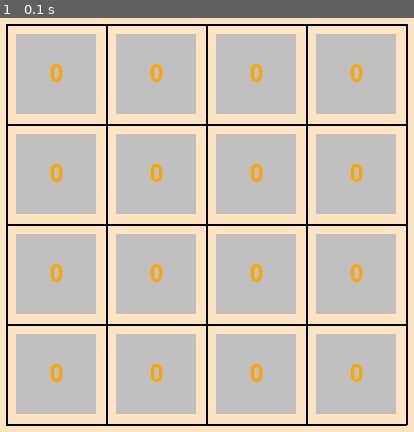
Above: before the commit, frame 1.
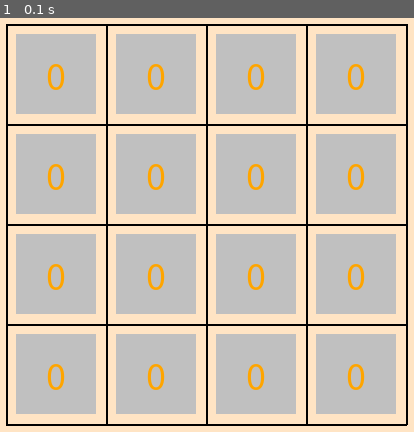
Above: after the commit, the same moment.

Repository: seancheng33/PygameProject
Game: pygame game, started from game2048/game.py
Two runs of this game, one before a commit and one after it. Both use one fixed random seed, a clock stepped at 60 frames per second and the inputs below.
Inputs:
- Up to frame 1 (0.1 s): no input

The runs differ from the first frame. In frame 1, 2.4% of the frame differs, in the area x 11-89%, y 11-90%.

Commit message:
微调代码的合理命名

Diff:
--- a/game2048/game.py
+++ b/game2048/game.py
@@ -8,36 +8,36 @@
 import pygame
 import sys
 
-COLORDICT = {'white': (255, 255, 255),  # 白色
-             'ivory': (255, 255, 240),  # 象牙色
-             'yellow': (255, 255, 0),  # 黄色
-             'seashell': (255, 245, 238),  # 海贝色
-             'bisque': (255, 228, 196),  # 橘黄色
-             'gold': (255, 215, 0),  # 金色
-             'pink': (255, 192, 203),  # 粉红色
-             'lightpink': (255, 182, 193),  # 亮粉红色
-             'orange': (255, 165, 0),  # 橙色
-             'coral': (255, 127, 80),  # 珊瑚色
-             'tomato': (255, 99, 71),  # 番茄色
-             'magenta': (255, 0, 255),  # 洋红色
-             'wheat': (245, 222, 179),  # 小麦色
-             'violet': (238, 130, 238),  # 紫罗兰色
-             'silver': (192, 192, 192),  # 银白色
-             'brown': (165, 42, 42),  # 棕色
-             'gray': (128, 128, 128),  # 灰色
-             'olive': (128, 128, 0),  # 橄榄色
-             'purple': (128, 0, 128),  # 紫色
-             'turquoise': (64, 224, 208),  # 绿宝石色
-             'seagreen': (46, 139, 87),  # 海洋绿色
-             'cyan': (0, 255, 255),  # 青色
-             'green': (0, 128, 0),  # 纯绿色
-             'blue': (0, 0, 255),  # 纯蓝色
-             'darkblue': (0, 0, 139),  # 深蓝色
-             'navy': (0, 0, 128),  # 海军蓝色
-             'black': (0, 0, 0),  # 纯黑色
-             }
-TITLSIZE = 80
+COLOR_DICT = {'white': (255, 255, 255),  # 白色
+              'ivory': (255, 255, 240),  # 象牙色
+              'yellow': (255, 255, 0),  # 黄色
+              'seashell': (255, 245, 238),  # 海贝色
+              'bisque': (255, 228, 196),  # 橘黄色
+              'gold': (255, 215, 0),  # 金色
+              'pink': (255, 192, 203),  # 粉红色
+              'lightpink': (255, 182, 193),  # 亮粉红色
+              'orange': (255, 165, 0),  # 橙色
+              'coral': (255, 127, 80),  # 珊瑚色
+              'tomato': (255, 99, 71),  # 番茄色
+              'magenta': (255, 0, 255),  # 洋红色
+              'wheat': (245, 222, 179),  # 小麦色
+              'violet': (238, 130, 238),  # 紫罗兰色
+              'silver': (192, 192, 192),  # 银白色
+              'brown': (165, 42, 42),  # 棕色
+              'gray': (128, 128, 128),  # 灰色
+              'olive': (128, 128, 0),  # 橄榄色
+              'purple': (128, 0, 128),  # 紫色
+              'turquoise': (64, 224, 208),  # 绿宝石色
+              'seagreen': (46, 139, 87),  # 海洋绿色
+              'cyan': (0, 255, 255),  # 青色
+              'green': (0, 128, 0),  # 纯绿色
+              'blue': (0, 0, 255),  # 纯蓝色
+              'darkblue': (0, 0, 139),  # 深蓝色
+              'navy': (0, 0, 128),  # 海军蓝色
+              'black': (0, 0, 0),  # 纯黑色
+              }
 
+TILE_SIZE = 80
 WINDOW_BLOCK_NUM = 4
 
 gameArray = [[0 for i in range(WINDOW_BLOCK_NUM)] for j in range(WINDOW_BLOCK_NUM)]  # 初始化的游戏数组
@@ -46,13 +46,11 @@
 screen = pygame.display.set_mode((800, 600))
 pygame.display.set_caption('游戏2048                  ver 1.0 Program By Sean Cheng')
 
-tileFont = pygame.font.Font(None,36)
-
-
+tileFont = pygame.font.Font('c:\\windows\\Fonts\\SimHei.ttf', 36)
 
 while True:
 
-    screen.fill(COLORDICT['bisque'])
+    screen.fill(COLOR_DICT['bisque'])
 
     # 五条横线
     pygame.draw.line(screen, (0, 0, 0), (100, 100), (500, 100), 2)
@@ -71,9 +69,10 @@
     # 完成游戏元素的绘制
     for i in range(len(gameArray)):
         for j in range(len(gameArray[0])):
-            tile = pygame.draw.rect(screen, COLORDICT['silver'], ((TITLSIZE+20)*i+110, (TITLSIZE+20)*j+110, TITLSIZE, TITLSIZE))
+            tile = pygame.draw.rect(screen, COLOR_DICT['silver'],
+                                    ((TILE_SIZE + 20) * i + 110, (TILE_SIZE + 20) * j + 110, TILE_SIZE, TILE_SIZE))
             tile_text = str(gameArray[i][j])
-            text = tileFont.render(tile_text, True, COLORDICT['orange'])
+            text = tileFont.render(tile_text, True, COLOR_DICT['orange'])
             text_rect = text.get_rect()
             text_rect.center = tile.center
             screen.blit(text, text_rect)
